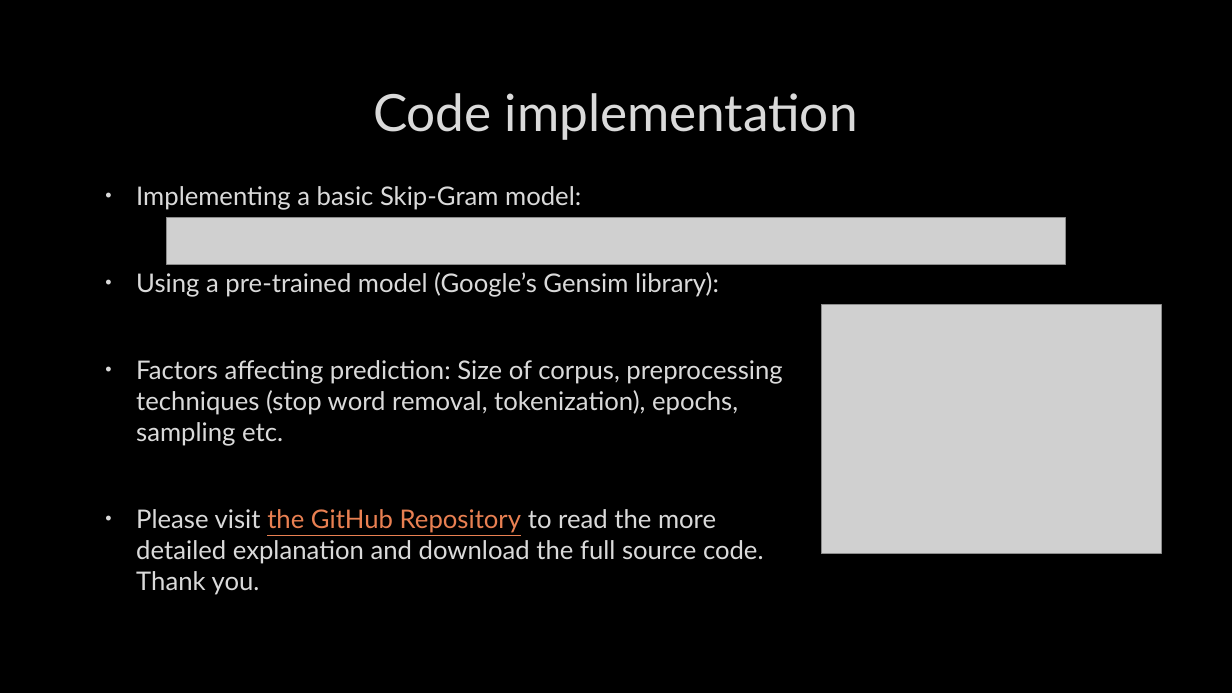
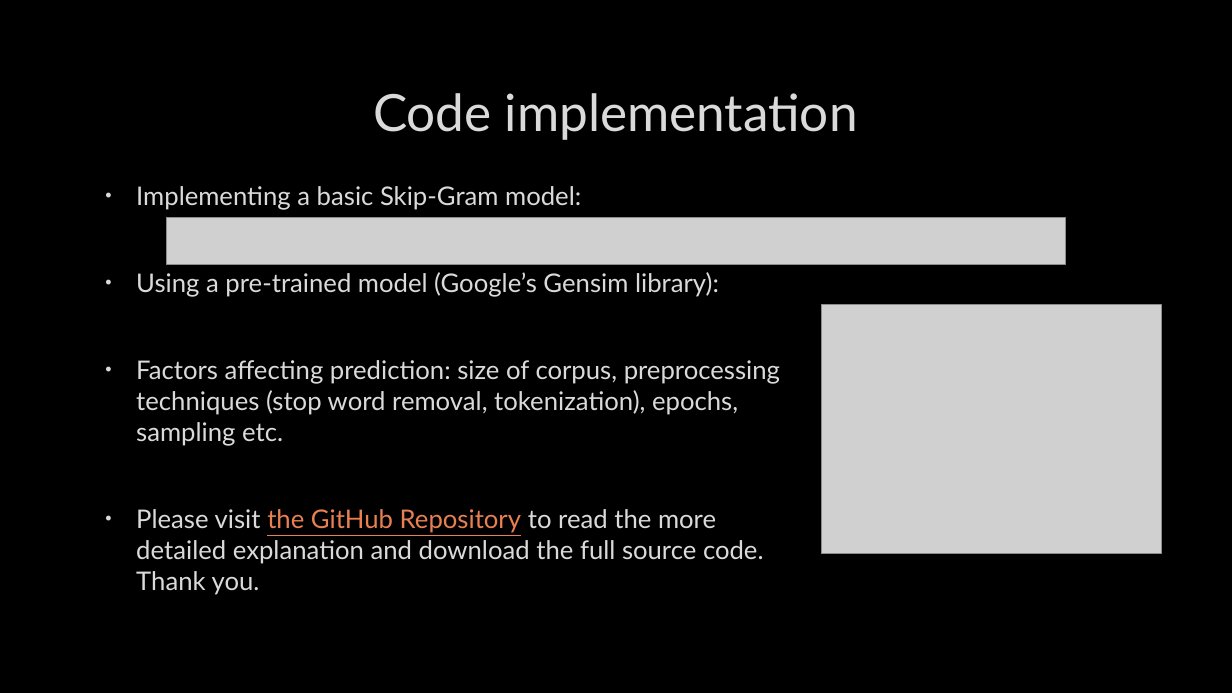
Before and after one commit to yueagar/ESTR2018-project, a slide deck: slide 4 of Presentation.pptx. Drawn at 1232x693 pixels with LibreOffice and Linux fonts; fonts in the diff are those of the drawing; grey boxes stand for pictures; background and template pictures are left out. Boxes give left, top, right and bottom in pixels: in the first picture for what was removed or moved away, otherwise in the second. Text is boxed around its words. In the diff, an @@ line names an element or a change of style, - is before the commit and + after.

```diff
--- a/Presentation.pptx
+++ b/Presentation.pptx
@@ text at (136,360,780,446): text changed @@
-• Factors affecting prediction: Size of corpus, preprocessing techniques (stop word removal, tokenization), epochs, sampling etc.
+• Factors affecting prediction: size of corpus, preprocessing techniques (stop word removal, tokenization), epochs, sampling etc.
```
Also in this commit, not shown: 1 other slide changed, 1 other file.
